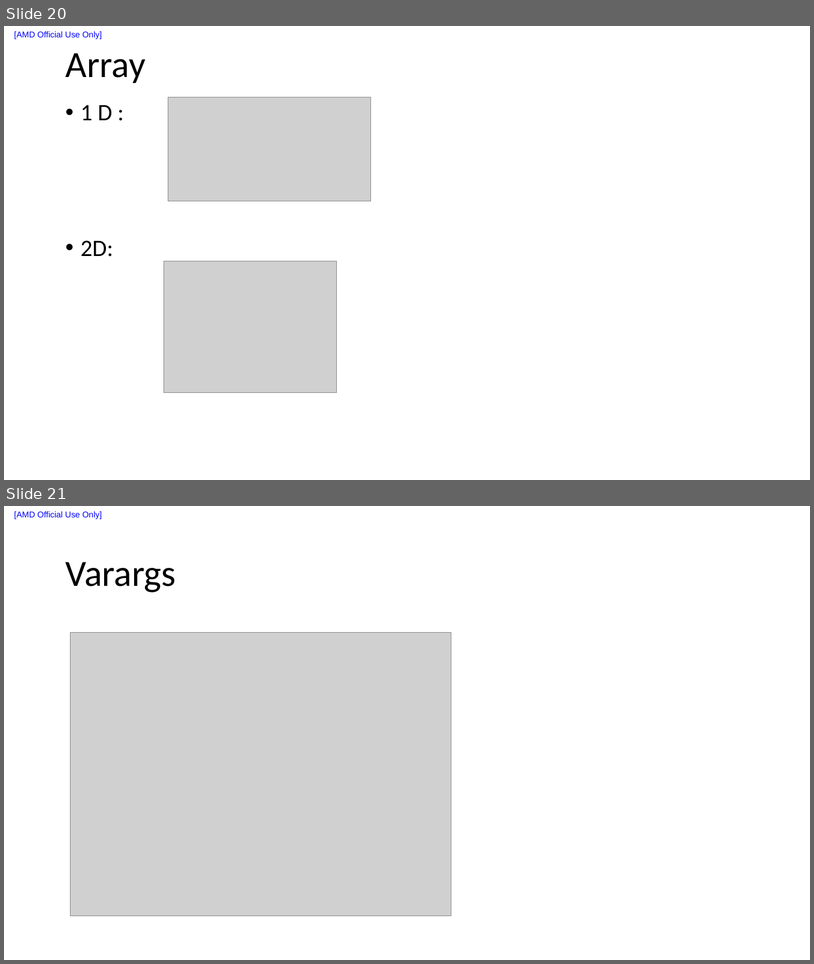
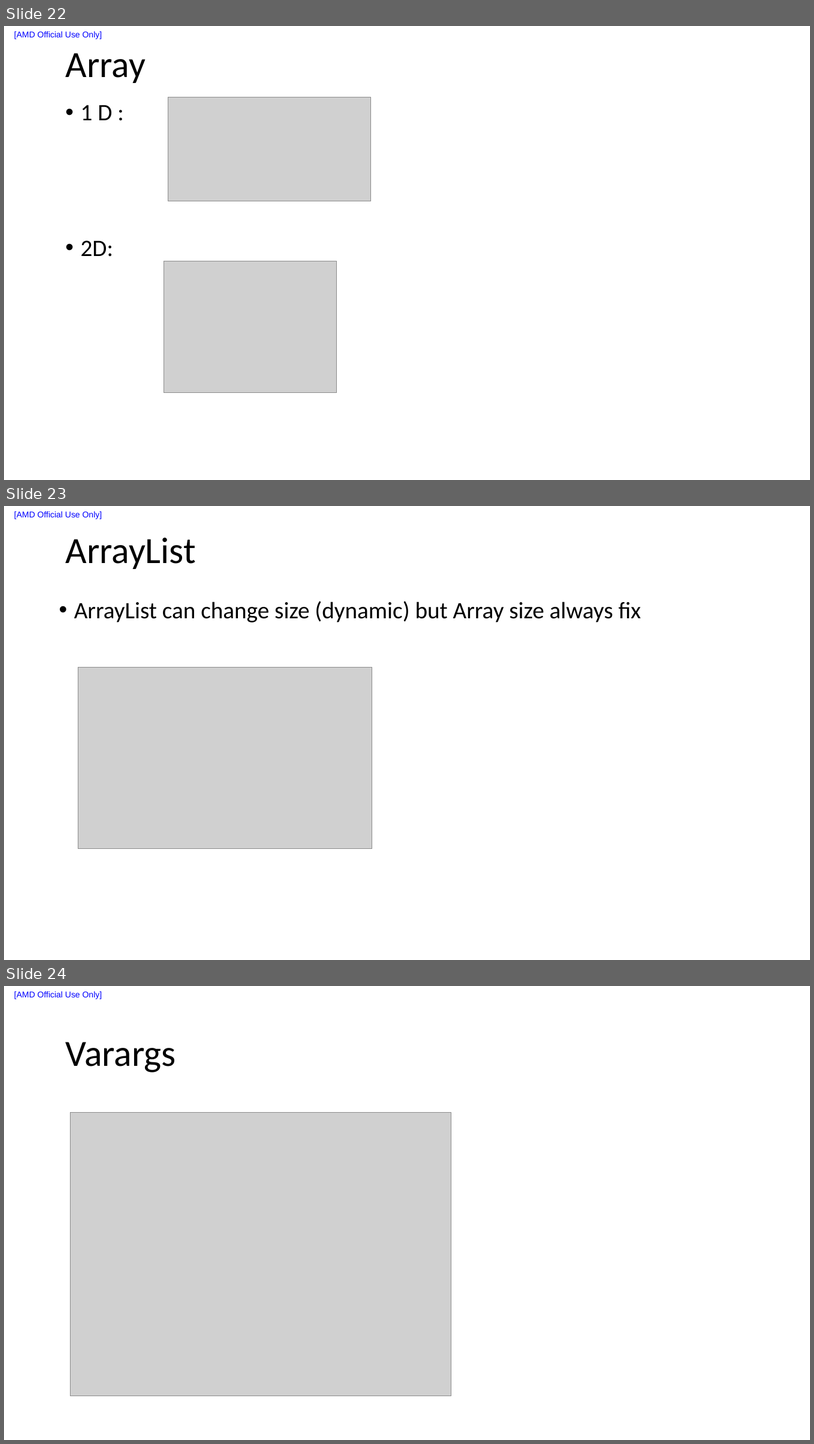
Before and after one commit to liuxu-github-ui/Java, a slide deck: Youtube_tutorial/Notes.pptx. Shown one above the other, each under a label of ours: slides 20 and 21 before the commit, slides 22, 23 and 24 after it. The pictures are 814x964 and 814x1444 pixels, drawn with LibreOffice and Linux fonts; fonts in the diff are those of the drawing; grey boxes stand for pictures. Boxes give left, top, right and bottom in pixels: in the first picture for what was removed or moved away, otherwise in the second. Text is boxed around its words. In the diff, an @@ line names an element or a change of style, - is before the commit and + after.

```diff
--- a/Youtube_tutorial/Notes.pptx
+++ b/Youtube_tutorial/Notes.pptx
@@ slide 23 added at box(4, 506, 810, 960), background #FFFFFF; not listed: 1 template element that a slide beside it also shows @@
@@ title added at box(65, 537, 195, 569), 44 pt, text #000000 @@
+ArrayList
@@ text added at box(74, 601, 642, 622), 28 pt, text #000000 @@
+• ArrayList can change size (dynamic) but Array size always fix
@@ picture added at box(78, 667, 372, 849) @@
@@ what was slide 20 is now slide 22 @@
@@ what was slide 21 is now slide 24 @@
```
Also in this commit, not shown: 1 slide changed, 12 other slides added, 3 other files.
